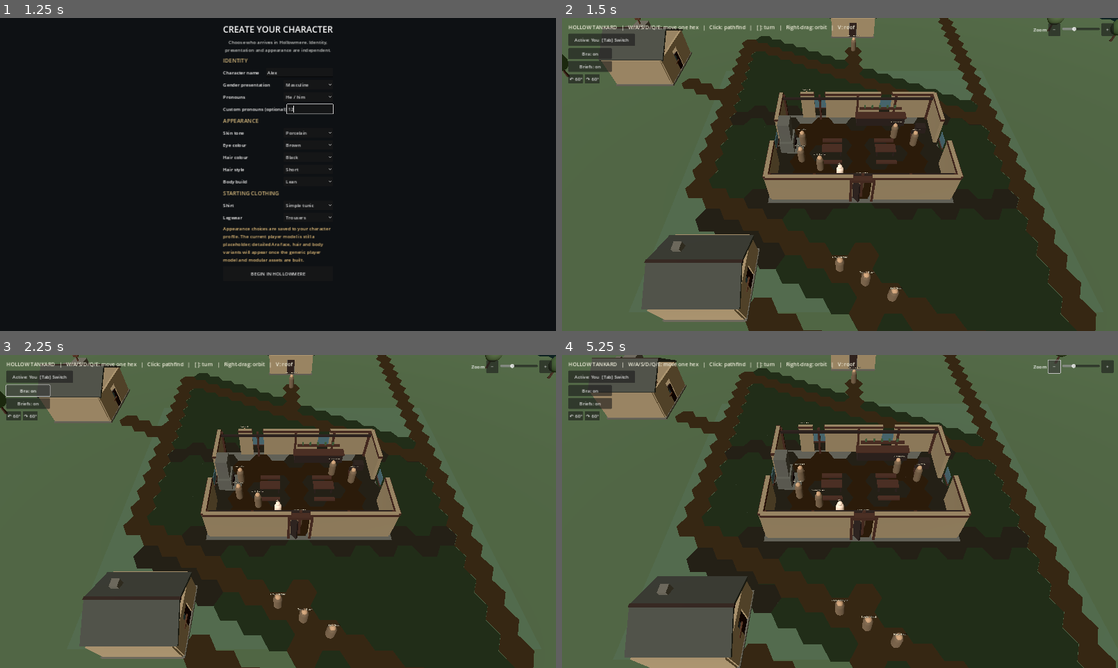
Above: before the commit, frames 1-4 (two rows, left to right).
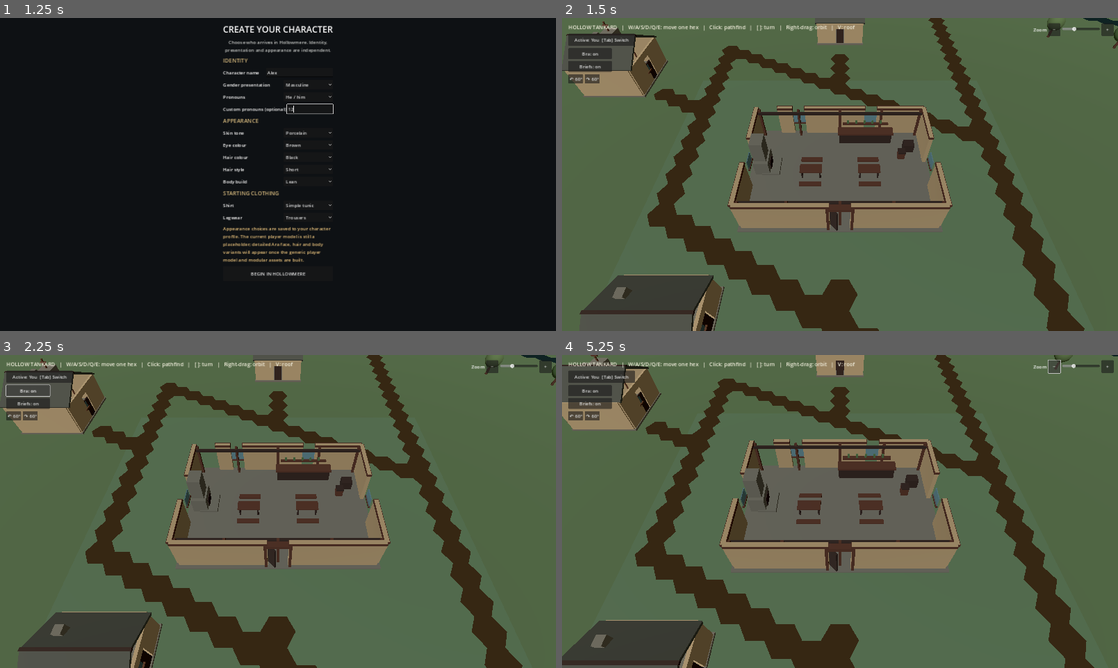
Above: after the commit, the same moments.

Repository: ScottENOC/Silverhart-Saga-3D
Game: Godot game, scene res://scenes/main.tscn
Same seed, same stepped clock (60 frames per second), same inputs: the game is played once before the commit and once after it.
Inputs (mouse positions are in pixels of both pictures, inside the frame that each line leads up to):
- Up to frame 1 (1.25 s): click (300, 71) at 0.52 s; type "Alex" at 0.6 s; click (311, 108) at 0.75 s; type "12" at 0.83 s
- Up to frame 2 (1.5 s): click "BEGIN IN HOLLOWMERE" at 1.25 s
- Up to frame 3 (2.25 s): click "Bra: on" at 2 s
- Up to frame 4 (5.25 s): click "Briefs: on" at 2.75 s; click "↶ 60°" at 3.5 s; click "↷ 60°" at 4.25 s; click "−" at 5 s

Frame 1 is identical in both runs. In frame 2, 52% of the frame differs, in the area x 0-100%, y 0-100%; in frame 3, 52%; in frame 4, 56%.
Error after the commit: Parse Error: Could not find type "SimulationEvent" in the current scope. (res://scripts/simulation/world_simulation.gd:9)

Commit message:
Port shared action contract and downed/death lifecycle

Diff:
--- a/scripts/simulation/world_simulation.gd
+++ b/scripts/simulation/world_simulation.gd
@@ -6,6 +6,7 @@
 signal combat_started
 signal combat_ended
 signal combat_action_resolved(result: Dictionary)
+signal action_committed(event: SimulationEvent)
 
 var map_data: HexMapData = HexMapData.new()
 var characters: Dictionary = {}
@@ -72,29 +73,75 @@
     is_in_combat = false
     combat_ended.emit()
 
-func try_attack_character(
-    attacker_id: String,
-    target_id: String,
-    options: Dictionary = {},
-    random_seed: int = 0
-) -> Dictionary:
+func try_attack_character(attacker_id: String, target_id: String, options: Dictionary = {}, random_seed: int = 0) -> Dictionary:
+    return submit_action(SimulationActionRequest.attack(attacker_id, target_id, options), random_seed)
+
+## Authoritative entry point for simulation actions.
+func submit_action(request: SimulationActionRequest, random_seed: int = 0) -> Dictionary:
+    if request == null:
+        return {"ok": false, "reason": "missing_action_request"}
+    match request.action_type:
+        SimulationActionRequest.ActionType.ATTACK:
+            return _submit_attack(request, random_seed)
+        SimulationActionRequest.ActionType.MOVE:
+            return _submit_move(request)
+        _:
+            return {"ok": false, "reason": "unsupported_action_type"}
+
+func _submit_attack(request: SimulationActionRequest, random_seed: int) -> Dictionary:
     if not is_in_combat or not turn_scheduler.has_active_turn():
         return {"ok": false, "reason": "no_active_combat_turn"}
-    if turn_scheduler.current_character_id != attacker_id:
+    if turn_scheduler.current_character_id != request.actor_id:
         return {"ok": false, "reason": "not_attacker_turn"}
-    var attacker := get_character(attacker_id)
-    var target := get_character(target_id)
+    var attacker := get_character(request.actor_id)
+    var target := get_character(request.target_id)
     var rng := RandomNumberGenerator.new()
     if random_seed == 0:
         rng.randomize()
     else:
         rng.seed = random_seed
-    var result := CombatRules.resolve_attack(attacker, target, options, rng)
+    var result := CombatRules.resolve_attack(attacker, target, request.options, rng)
     if bool(result.get("ok", false)):
-        combat_action_resolved.emit(result)
-        if attacker.should_end_turn():
+        var typed_result := SimulationActionResult.new("attack", true, "", request.actor_id, request.target_id, result)
+        var result_data := typed_result.to_dict()
+        action_committed.emit(SimulationEvent.new("attack_resolved", request.actor_id, request.target_id, result_data))
+        combat_action_resolved.emit(result_data)
+        if attacker != null and attacker.should_end_turn():
             try_end_current_turn()
-    return result
+        return result_data
+    return SimulationActionResult.new("attack", false, String(result.get("reason", "action_failed")), request.actor_id, request.target_id, result).to_dict()
+
+func _submit_move(request: SimulationActionRequest) -> Dictionary:
+    var state := get_character(request.actor_id)
+    var terrain_cost := bool(request.options.get("terrain_cost", false))
+    var combat_step := bool(request.options.get("combat_step", false))
+    if state == null or not state.can_act():
+        return {"ok": false, "reason": "actor_unavailable"}
+    if not _can_move_to(state, request.destination):
+        return {"ok": false, "reason": "invalid_destination"}
+    if combat_step and is_in_combat:
+        if not turn_scheduler.has_active_turn() or turn_scheduler.current_character_id != request.actor_id:
+            return {"ok": false, "reason": "not_actor_turn"}
+        if state.time_points <= float(ActionEconomy.turn_end_threshold(state.quick_recovery_rank)):
+            return {"ok": false, "reason": "turn_movement_exhausted"}
+    var cost := request.time_point_cost
+    if terrain_cost:
+        cost = MovementRules.step_cost(map_data, state.axial, request.destination, state)
+    if not is_finite(cost) or cost < 0.0:
+        return {"ok": false, "reason": "invalid_action_cost"}
+    if not state.can_spend_time_points(cost):
+        return {"ok": false, "reason": "insufficient_time_points"}
+    var origin := state.axial
+    if not state.spend_time_points(cost):
+        return {"ok": false, "reason": "insufficient_time_points"}
+    _commit_move(state, request.destination)
+    var payload := {"from_hex": origin, "to_hex": request.destination, "time_point_cost": cost}
+    var typed_result := SimulationActionResult.new("move", true, "", request.actor_id, "", payload)
+    var result_data := typed_result.to_dict()
+    action_committed.emit(SimulationEvent.new("character_moved", request.actor_id, "", result_data))
+    if is_in_combat and state.should_end_turn():
+        try_end_current_turn()
+    return result_data
 
 func get_current_turn_character() -> CharacterState:
     if not turn_scheduler.has_active_turn():
@@ -126,20 +173,9 @@
     _commit_move(state, destination)
     return true
 
-func try_move_character_action(
-    character_id: String,
-    destination: Vector2i,
-    time_point_cost: float = 5.0
-) -> bool:
-    var state := get_character(character_id)
-    if state == null or not state.can_spend_time_points(time_point_cost):
-        return false
-    if not _can_move_to(state, destination):
-        return false
-    if not state.spend_time_points(time_point_cost):
-        return false
-    _commit_move(state, destination)
-    return true
+func try_move_character_action(character_id: String, destination: Vector2i, time_point_cost: float = 5.0) -> bool:
+    var result := submit_action(SimulationActionRequest.move(character_id, destination, time_point_cost))
+    return bool(result.get("ok", false))
 
 func find_path(character_id: String, destination: Vector2i) -> Array[Vector2i]:
     var state := get_character(character_id)
@@ -157,23 +193,11 @@
 ## In combat, the final step may take TP below the normal turn-end threshold,
 ## matching the original game's movement allowance.
 func try_move_character_step(character_id: String, destination: Vector2i) -> bool:
-    var state := get_character(character_id)
-    if not _can_move_to(state, destination):
-        return false
-    if is_in_combat:
-        if not turn_scheduler.has_active_turn() or turn_scheduler.current_character_id != character_id:
-            return false
-        if state.time_points <= float(ActionEconomy.turn_end_threshold(state.quick_recovery_rank)):
-            return false
-    var cost := MovementRules.step_cost(map_data, state.axial, destination, state)
-    if not is_in_combat and not state.can_spend_time_points(cost):
-        return false
-    state.time_points -= cost
-    state.total_time_points_spent += cost
-    _commit_move(state, destination)
-    if is_in_combat and state.should_end_turn():
-        try_end_current_turn()
-    return true
+    var request := SimulationActionRequest.move(character_id, destination, 0.0)
+    request.options["terrain_cost"] = true
+    request.options["combat_step"] = true
+    var result := submit_action(request)
+    return bool(result.get("ok", false))
 
 func _can_move_to(state: CharacterState, destination: Vector2i) -> bool:
     if state == null:
